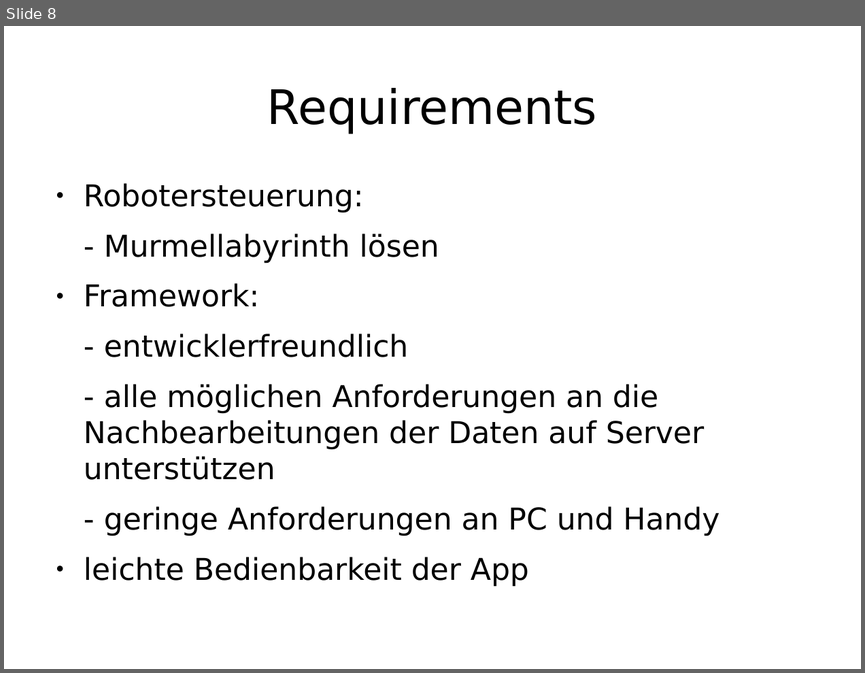
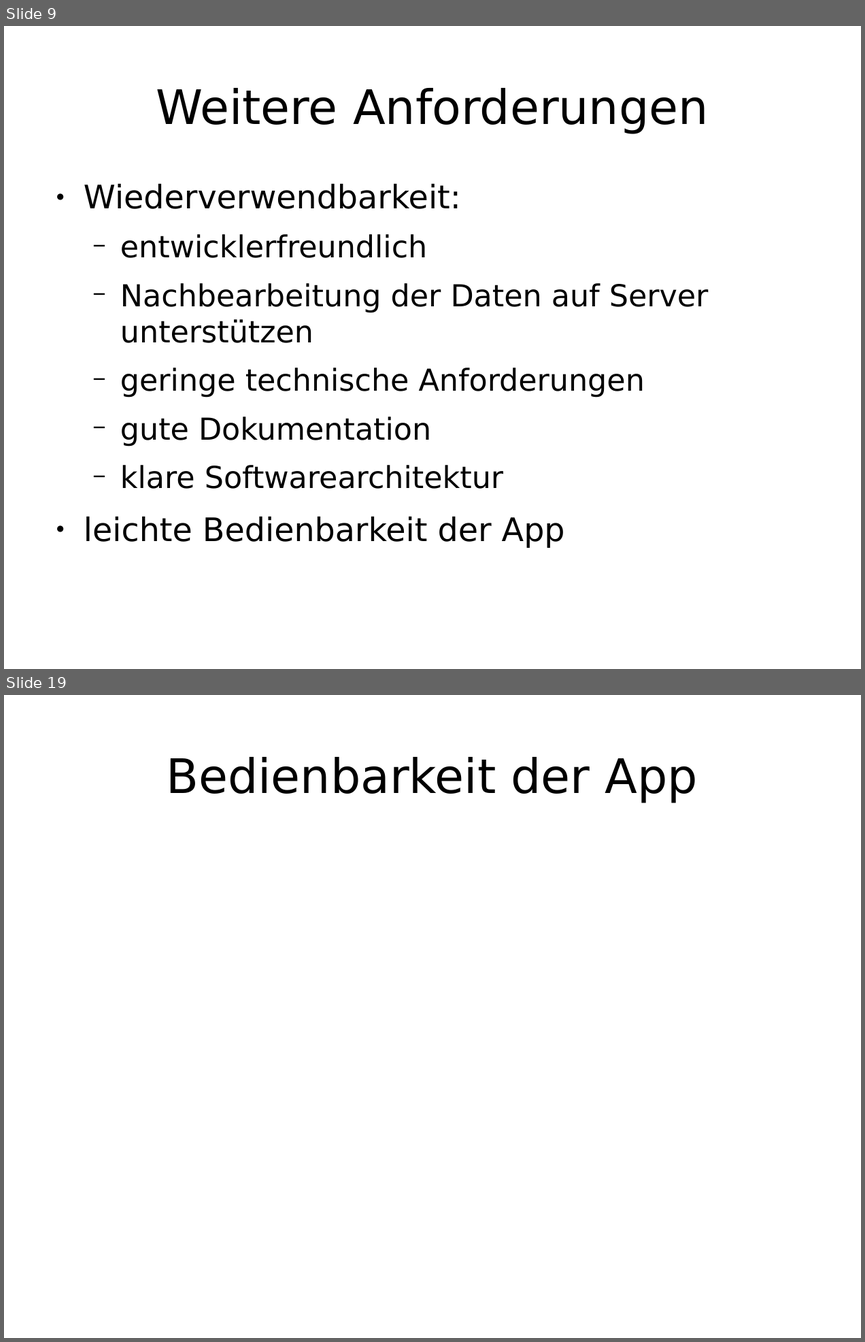
Before and after one commit to enra64/psychic-giggle, a slide deck: zwischenstand anfang dezember.odp. Shown one above the other, each under a label of ours: slide 8 before the commit, slides 9 and 19 after it; the slides between them are not shown. The pictures are 865x673 and 865x1342 pixels, drawn with LibreOffice and Linux fonts; fonts in the diff are those of the drawing. Boxes give left, top, right and bottom in pixels: in the first picture for what was removed or moved away, otherwise in the second. Text is boxed around its words. In the diff, an @@ line names an element or a change of style, - is before the commit and + after.

```diff
--- a/zwischenstand anfang dezember.odp
+++ b/zwischenstand anfang dezember.odp
@@ slide 19 added at [4, 695, 861, 1338], background #FFFFFF @@
@@ title added at [166, 757, 698, 803], 44 pt, text #000000 @@
+Bedienbarkeit der App
@@ what was slide 8 is now slide 9 @@
@@ slide 9 changed as well @@
@@ title at [156, 88, 708, 134]: text changed @@
-Requirements
+Weitere Anforderungen
@@ text at [84, 183, 708, 488]: text changed; size 27.8 to 28 pt @@
-● Robotersteuerung:
-- Murmellabyrinth lösen
-● Framework:
-- entwicklerfreundlich
-- alle möglichen Anforderungen an die Nachbearbeitungen der Daten auf Server unterstützen
-- geringe Anforderungen an PC und Handy
+● Wiederverwendbarkeit:
+  − entwicklerfreundlich
+  − Nachbearbeitung der Daten auf Server unterstützen
+  − geringe technische Anforderungen
+  − gute Dokumentation
+  − klare Softwarearchitektur
@@ text at [84, 516, 565, 548]: size 27.8 to 30 pt in "leichte Bedienbarkeit der App" @@
```
Also in this commit, not shown: 6 other slides changed, 14 other slides added, 8 slides removed.
